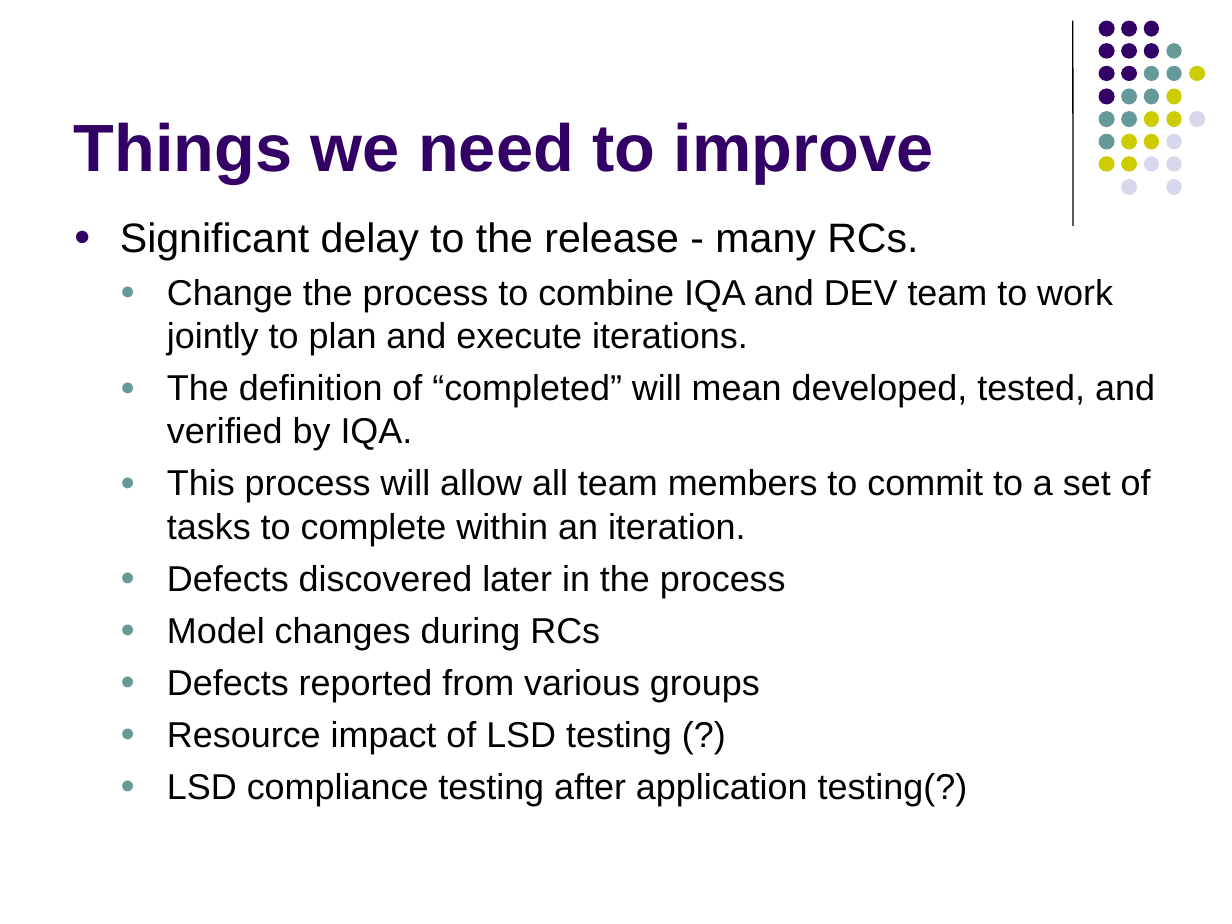
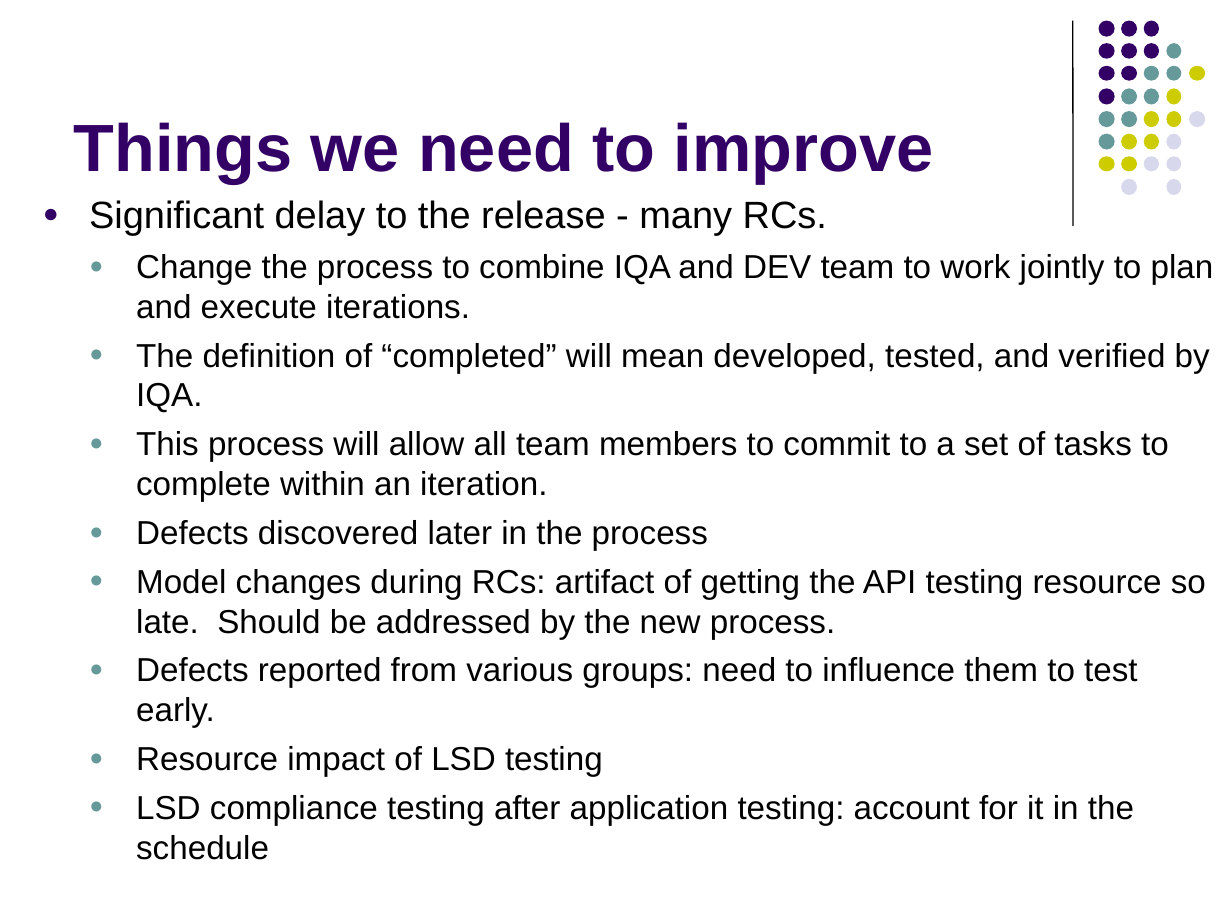
Before and after one commit to NCIP/caarray-docs, a slide deck: slide 6 of project_management/reports/2.3.0_project_portmortem.ppt. Drawn at 1232x924 pixels with LibreOffice and Linux fonts; fonts in the diff are those of the drawing. Boxes give left, top, right and bottom in pixels: in the first picture for what was removed or moved away, otherwise in the second. Text is boxed around its words. In the diff, an @@ line names an element or a change of style, - is before the commit and + after.

```diff
--- a/project_management/reports/2.3.0_project_portmortem.ppt
+++ b/project_management/reports/2.3.0_project_portmortem.ppt
@@ text "Significant delay to the release ...": place and size @@
-text "Significant delay to the release ..." at bbox=[120, 222, 1155, 806]
+text "Significant delay to the release ..." at bbox=[89, 200, 1214, 860]
@@ text at bbox=[89, 200, 1214, 550]: size 24 to 22.2 pt in "Significant delay to the release - many ..."; size 21 to 19.4 pt in "Change the process to combine IQA and ...", "The definition of “completed” will mean developed, ...", "This process will allow all team members ...", "Defects discovered later in the process" @@
@@ text at bbox=[136, 569, 1206, 860]: text changed; size 21 to 19.4 pt @@
-  ● Model changes during RCs
-  ● Defects reported from various groups
-  ● Resource impact of LSD testing (?)
-  ● LSD compliance testing after application testing(?)
+  ● Model changes during RCs: artifact of getting the API testing resource so late. Should be addressed by the new process.
+  ● Defects reported from various groups: need to influence them to test early.
+  ● Resource impact of LSD testing
+  ● LSD compliance testing after application testing: account for it in the schedule
```
Also in this commit, not shown: 5 other slides changed.
